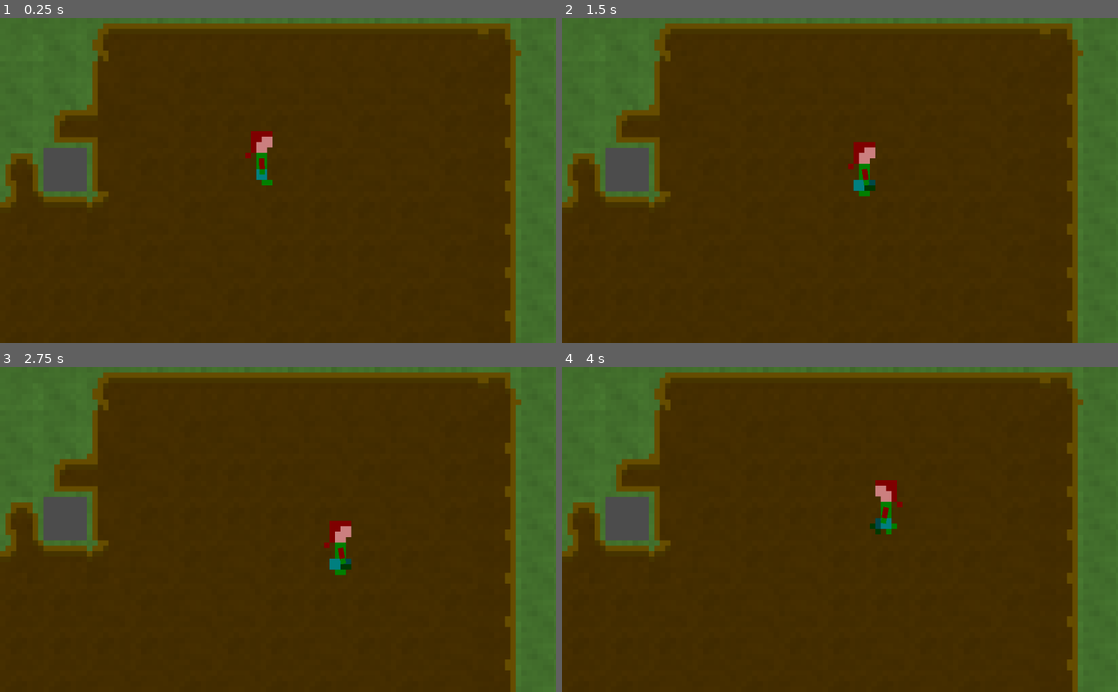
Above: before the commit, frames 1-4 (two rows, left to right).
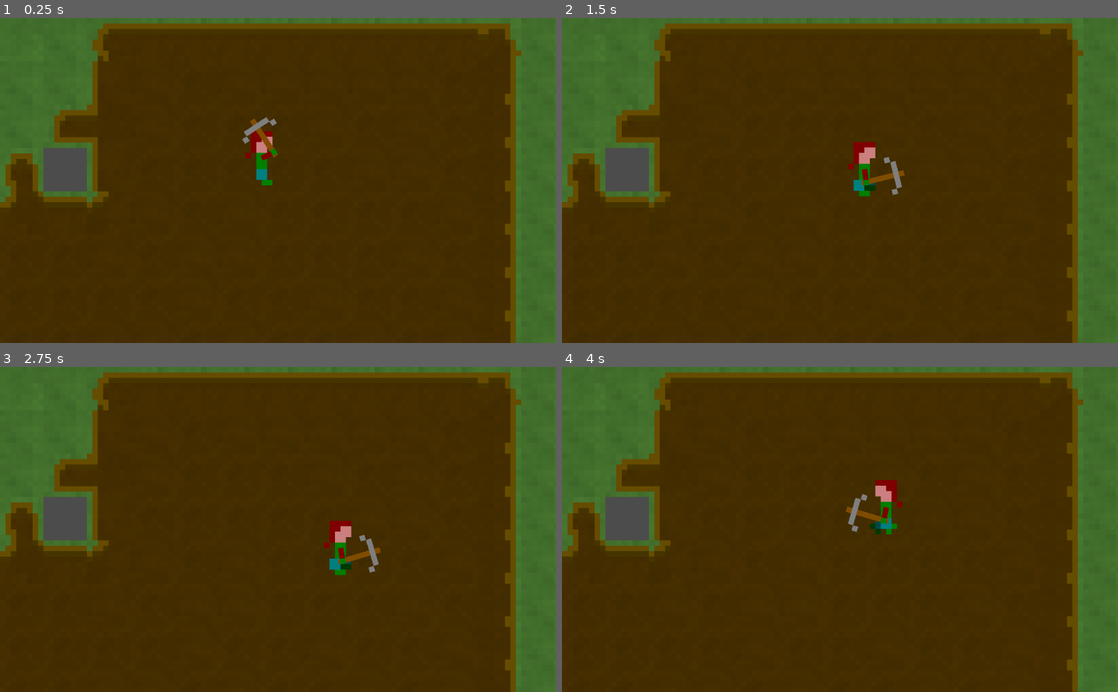
Above: after the commit, the same moments.

Repository: xarvh/residuals
Game: Godot game, scene res://scenes/Main.tscn
The game is run twice, just before and just after one commit, with the same random seed, the same clock (stepped at 60 frames per second) and the same inputs.
Inputs:
- Up to frame 1 (0.25 s): no input
- Up to frame 2 (1.5 s): hold Right (ui_right) 0.53-1.28 s; hold Down (ui_down) from 1.28 s (still down)
- Up to frame 3 (2.75 s): release Down (ui_down) at 2.03 s; hold Right (ui_right) from 2.03 s (still down)
- Up to frame 4 (4 s): release Right (ui_right) at 2.78 s; hold Up (ui_up) 2.78-3.53 s; hold Left (ui_left) from 3.53 s (still down)

The runs differ from the first frame. In frame 1, 0.3% of the frame differs, in the area x 43-50%, y 30-49%; in frame 2, 0.2%; in frame 3, 0.2%; in frame 4, 0.2%.

Commit message:
Pickaxe and tool swing

Diff:
--- a/scenes/HumanCharacter.tscn
+++ b/scenes/HumanCharacter.tscn
@@ -1,22 +1,29 @@
-[gd_scene load_steps=8 format=2]
+[gd_scene load_steps=10 format=2]
 
 [ext_resource path="res://scripts/HumanCharacter.gd" type="Script" id=1]
 [ext_resource path="res://assets/legs.png" type="Texture" id=2]
 [ext_resource path="res://shaders/ColorizeRGB.shader" type="Shader" id=3]
 [ext_resource path="res://assets/torso_and_head.png" type="Texture" id=4]
 [ext_resource path="res://assets/arm.png" type="Texture" id=5]
+[ext_resource path="res://assets/pickaxe.png" type="Texture" id=6]
+
+[sub_resource type="ShaderMaterial" id=1]
+shader = ExtResource( 3 )
+shader_param/colorR = Vector3( 0.5, 0, 0 )
+shader_param/colorG = Vector3( 0, 0.5, 0 )
+shader_param/colorB = Vector3( 0, 0.5, 0.5 )
 
 [sub_resource type="ShaderMaterial" id=2]
 shader = ExtResource( 3 )
 shader_param/colorR = Vector3( 0.5, 0, 0 )
 shader_param/colorG = Vector3( 0, 0.5, 0 )
-shader_param/colorB = Vector3( 0, 0.5, 0.5 )
+shader_param/colorB = Vector3( 0.8, 0.5, 0.5 )
 
 [sub_resource type="ShaderMaterial" id=3]
 shader = ExtResource( 3 )
-shader_param/colorR = Vector3( 0.5, 0, 0 )
-shader_param/colorG = Vector3( 0, 0.5, 0 )
-shader_param/colorB = Vector3( 0.8, 0.5, 0.5 )
+shader_param/colorR = Vector3( 0.5, 0.3, 0 )
+shader_param/colorG = Vector3( 0.5, 0.5, 0.5 )
+shader_param/colorB = null
 
 [node name="HumanCharacter" type="Node2D"]
 position = Vector2( 239.985, 167.248 )
@@ -24,17 +31,27 @@
 script = ExtResource( 1 )
 
 [node name="Legs" type="Sprite" parent="."]
-material = SubResource( 2 )
+material = SubResource( 1 )
 position = Vector2( -0.5, -5.4 )
 texture = ExtResource( 2 )
 hframes = 6
 
 [node name="Head" type="Sprite" parent="Legs"]
-material = SubResource( 3 )
+material = SubResource( 2 )
 position = Vector2( 0, 1 )
 texture = ExtResource( 4 )
 
 [node name="Arm" type="Sprite" parent="Legs/Head"]
-material = SubResource( 3 )
+material = SubResource( 2 )
+rotation = -0.0796173
+z_index = 1
 texture = ExtResource( 5 )
 offset = Vector2( -0.5, 1 )
+
+[node name="Pickaxe" type="Sprite" parent="Legs/Head/Arm"]
+material = SubResource( 3 )
+position = Vector2( -0.611881, 2.37674 )
+rotation = 1.46575
+z_index = -1
+texture = ExtResource( 6 )
+offset = Vector2( 0.611877, -3.76661 )
--- a/scripts/HumanCharacter.gd
+++ b/scripts/HumanCharacter.gd
@@ -6,19 +6,33 @@
 #
 var walkingSpeed = 1
 
+
+func startSwinging():
+    swingToolEndTime = time + armToolSwingDuration
+
+
 #
 # config stuff
 #
+
+# walking / idle
 var armSwingAmplitude = 0.05 * PI
 var armAngleOffset = -0.01 * PI
 var walkedDistancePerWalkCycle = 6
 var framesPerWalkCycle = 6
+
+# tool swinging
+var armToolSwingDuration = 1
+var armToolSwingStartAngle = deg2rad(-124)
+var armToolSwingEndAngle = deg2rad(-16.4)
+
 
 
 #
 # internal stuff
 #
 var time = 0
+var swingToolEndTime = 0
 
 var spriteLegs
 var spriteHead
@@ -29,18 +43,31 @@
     self.spriteHead = self.spriteLegs.get_node('Head')
     self.spriteArm = self.spriteHead.get_node('Arm')
 
+    self.startSwinging()
+
 
 func _process(delta):
     time += delta
 
     var legsFrame
     var armAngle
-    if walkingSpeed == 0:
+    if swingToolEndTime > time:
+        # Animation: tool swing
+        legsFrame = 1
+
+        var dt = (swingToolEndTime - time) / armToolSwingDuration
+        var s = armToolSwingStartAngle
+        var e = armToolSwingEndAngle
+        armAngle = s + (e - s) * (1 - dt) * (1 - dt)
+
+    else: if walkingSpeed == 0:
+        # Animation: idle
         legsFrame = 1
 
         armAngle = armAngleOffset
 
     else:
+        # Animation: walk
         var duration = walkedDistancePerWalkCycle / float(abs(walkingSpeed))
         var normalizedTime = fposmod(time, duration) / duration
 
Binary file added: assets/pickaxe.png
Not shown, added: assets/pickaxe.png.import
